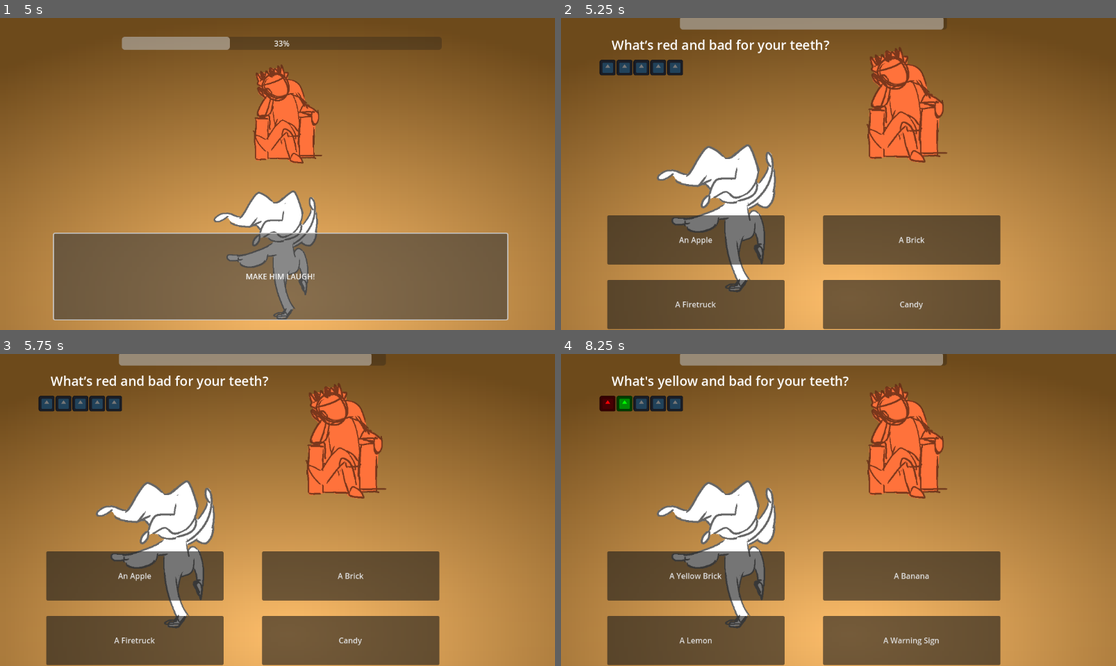
Above: before the commit, frames 1-4 (two rows, left to right).
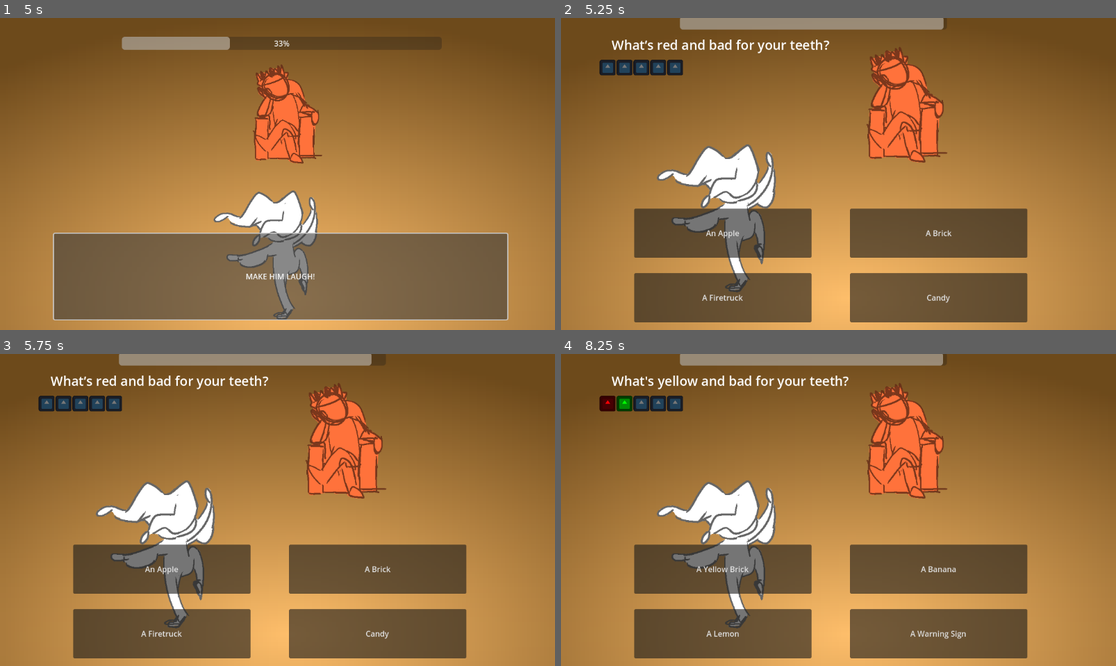
Above: after the commit, the same moments.

Repository: S1lv3rn/GGJ2024
Game: Godot game, scene res://main_menu.tscn
Two runs of this game, one before a commit and one after it. Both use one fixed random seed, a clock stepped at 60 frames per second and the inputs below. The engine's default icon, where the game draws it, is replaced by a stand-in: a white triangle on a blue panel in a dark square.
Inputs:
- Up to frame 1 (5 s): click "Play Game" at 0.5 s; click "(click to advance)" at 1.25 s; click "You got summoned to the COURT…" at 2 s; click "To save your head you gotta..." at 2.75 s; click "MAKE" at 3.5 s; click "MAKE HIM" at 4.25 s
- Up to frame 2 (5.25 s): click "MAKE HIM LAUGH!" at 5 s
- Up to frame 3 (5.75 s): no input
- Up to frame 4 (8.25 s): click "An Apple" at 5.75 s; click "Next Question" at 6.5 s; click "A Brick" at 7.25 s; click "Next Question" at 8 s

Frame 1 is identical in both runs. In frame 2, 12% of the frame differs, in the area x 8-85%, y 61-100%; in frame 3, 12%; in frame 4, 12%.

Commit message:
Fixed answer placements and stopped bgm at end screen

Diff:
--- a/joke_game.tscn
+++ b/joke_game.tscn
@@ -28,34 +28,34 @@
 
 [node name="Button1" type="Button" parent="."]
 unique_name_in_owner = true
-offset_left = 96.0
-offset_top = 410.0
-offset_right = 464.0
-offset_bottom = 512.0
+offset_left = 152.0
+offset_top = 396.0
+offset_right = 520.0
+offset_bottom = 498.0
 text = "B1"
 
 [node name="Button2" type="Button" parent="."]
 unique_name_in_owner = true
-offset_left = 544.0
-offset_top = 410.0
-offset_right = 912.0
-offset_bottom = 512.0
+offset_left = 600.0
+offset_top = 396.0
+offset_right = 968.0
+offset_bottom = 498.0
 text = "B2"
 
 [node name="Button3" type="Button" parent="."]
 unique_name_in_owner = true
-offset_left = 96.0
-offset_top = 544.0
-offset_right = 464.0
-offset_bottom = 646.0
+offset_left = 152.0
+offset_top = 530.0
+offset_right = 520.0
+offset_bottom = 632.0
 text = "B3"
 
 [node name="Button4" type="Button" parent="."]
 unique_name_in_owner = true
-offset_left = 544.0
-offset_top = 544.0
-offset_right = 912.0
-offset_bottom = 646.0
+offset_left = 600.0
+offset_top = 530.0
+offset_right = 968.0
+offset_bottom = 632.0
 text = "B4"
 
 [node name="KingsTalk" type="Label" parent="."]
--- a/main_game.gd
+++ b/main_game.gd
@@ -58,6 +58,7 @@
 	else:
 		PlayerDetails.stage +=1
 		if (test[i].get("nxtScene") == ""):
+			%bgm.stop()
 			$GameEnd.gameEnd(PlayerDetails.kings_mood == 3)
 		else:
 			get_tree().change_scene_to_file(test[i].get("nxtScene"))
